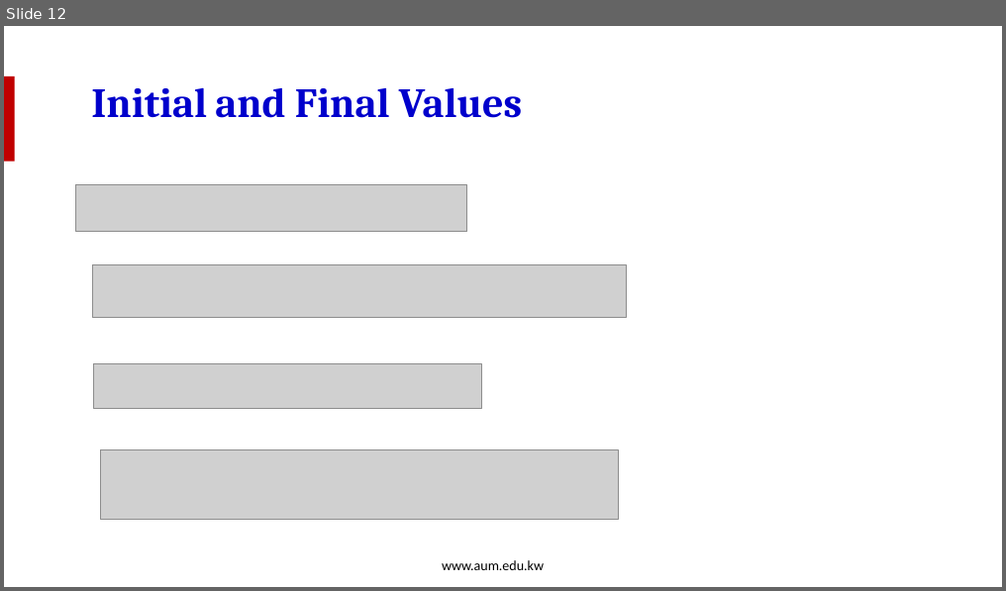
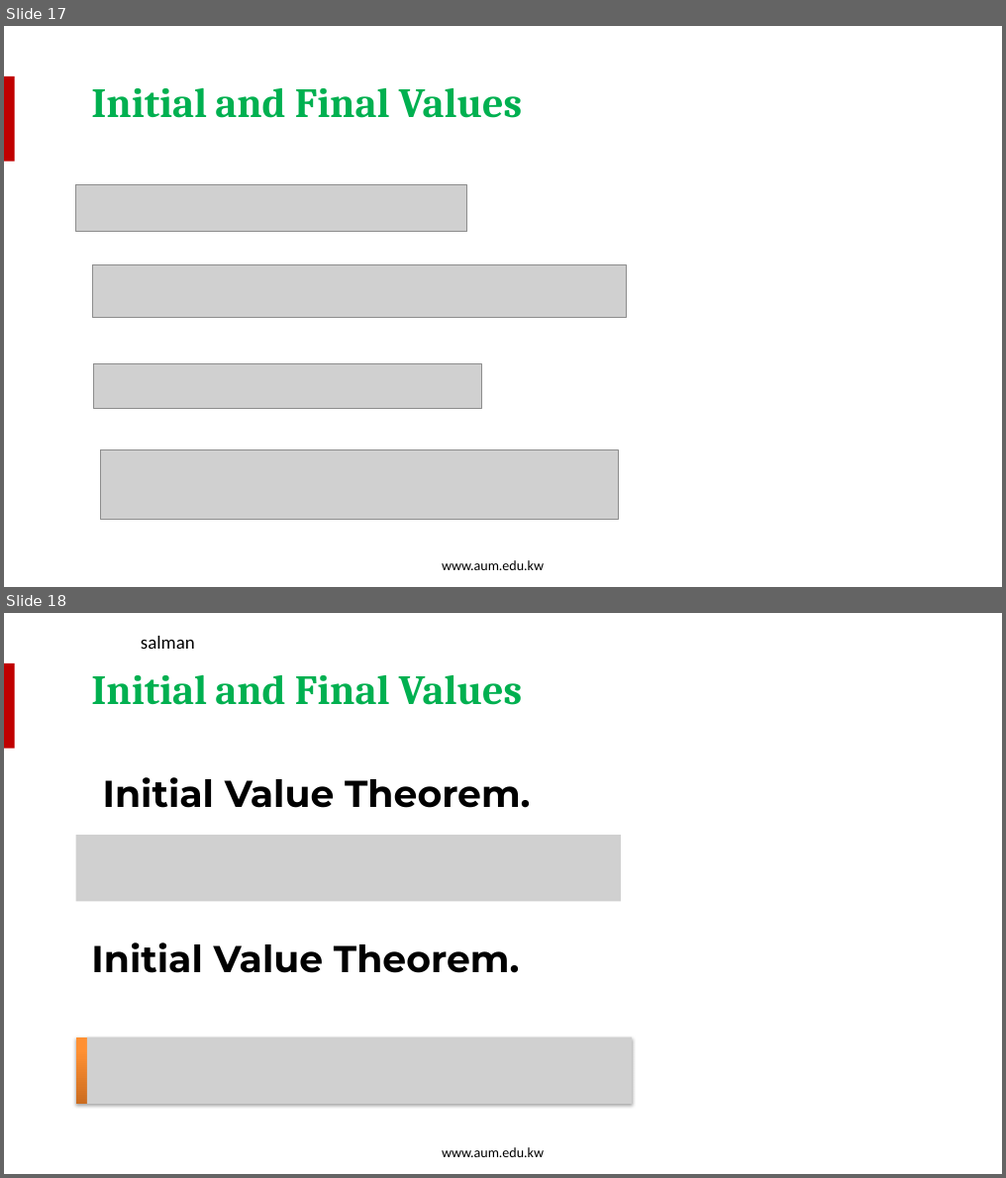
Before and after one commit to salmanrazzaq1993/AUM-WORK, a slide deck: PP WORK/Instructor Version/Week 6/Week 6 Lecture 1-Transfer Function.pptx. Shown one above the other, each under a label of ours: slide 12 before the commit, slides 17 and 18 after it. The pictures are 1006x591 and 1006x1178 pixels, drawn with LibreOffice and Linux fonts; fonts in the diff are those of the drawing; grey boxes stand for pictures; background and template pictures are left out. Boxes give left, top, right and bottom in pixels: in the first picture for what was removed or moved away, otherwise in the second. Text is boxed around its words. In the diff, an @@ line names an element or a change of style, - is before the commit and + after.

```diff
--- a/PP WORK/Instructor Version/Week 6/Week 6 Lecture 1-Transfer Function.pptx
+++ b/PP WORK/Instructor Version/Week 6/Week 6 Lecture 1-Transfer Function.pptx
@@ slide 18 added at (4, 613, 1002, 1174), background picture (left out); not listed: 2 template elements that a slide beside it also shows @@
@@ text added at (141, 636, 195, 649), 18 pt, text #000000 @@
+salman
@@ text added at (91, 674, 523, 705), 40 pt, text #00B050, bold @@
+Initial and Final Values
@@ text added at (103, 777, 531, 808), 36 pt, text #000000, bold @@
+Initial Value Theorem.
@@ picture added at (76, 835, 621, 901) @@
@@ text added at (91, 943, 520, 973), 36 pt, text #000000, bold @@
+Initial Value Theorem.
@@ rectangle added at (76, 1038, 632, 1104), fill gradient #CC6E20 to #FF9034 to #FF9136 @@
@@ picture added at (87, 1038, 632, 1104) @@
@@ what was slide 12 is now slide 17 @@
@@ slide 17 changed as well @@
@@ text "Initial and Final Values" at (91, 87, 523, 118): text colour #0000CC to #00B050 @@
```
Also in this commit, not shown: 15 other slides changed, 6 other slides added.
